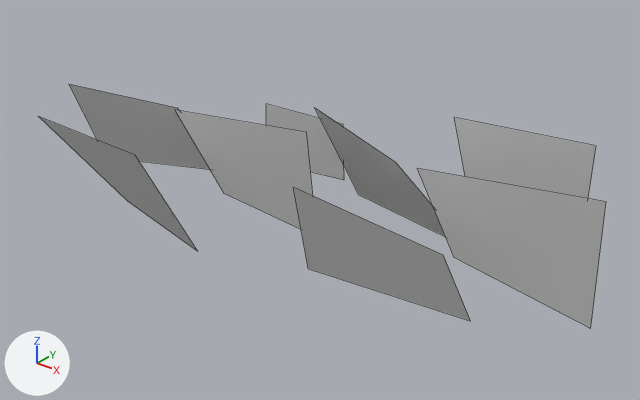
Two versions of the FBX model Mortier FU/Assets/01_Art/Shaders/SH_Vegetation/SM_Plane_Grass_03.fbx, one commit apart.
The view is the same before and after, from a 50 mm lens placed at (3.72, -4.61, 3.05), pointed at (0.15, -0.14, 0.28). The lights are fixed; the arrows at lower left show +X, +Y and +Z. The older version comes first. Mesh edges are drawn as thin lines. Where no turn or scale is listed for an object, it has been applied to the vertices.

The older version as bpy lines, for what is in view:
```python
me_herbe_03 = bpy.data.meshes.new('Herbe_03')
me_herbe_03.from_pydata(...)  # 32 vertices, 8 faces; spans x -2.18..2.17, y -1.35..1.12, z -0.04..0.89
ob_herbe_03 = bpy.data.objects.new('Herbe_03', me_herbe_03)
ob_herbe_03.location = (0.0, 0.0, 0.0)
```
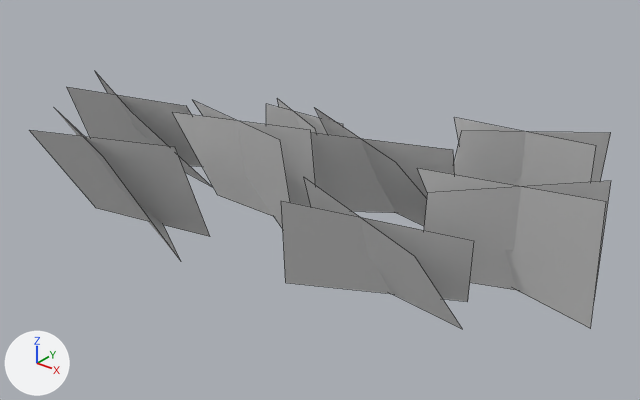
Diff of the bpy script that builds the scene:
```diff
--- a/Mortier FU/Assets/01_Art/Shaders/SH_Vegetation/SM_Plane_Grass_03.fbx.py
+++ b/Mortier FU/Assets/01_Art/Shaders/SH_Vegetation/SM_Plane_Grass_03.fbx.py
@@ me_herbe_03 @@
 # used by ob_herbe_03; location = (0.0, 0.0, 0.0)
-me_herbe_03.from_pydata(...)  # 32 vertices, 8 faces; spans x -2.18..2.17, y -1.35..1.12, z -0.04..0.89
+me_herbe_03.from_pydata(...)  # 64 vertices, 16 faces; spans x -2.24..2.17, y -1.51..1.12, z -0.04..0.89
+# me_herbe_03 part 1
+# 16 vertices move from x -2.18..1.65, y -1.35..0.22, z 0.0..0.89 to x -2.17..1.7, y -1.49..0.27, z 0.0..0.89
+# 32 vertices are added at x -2.24..2.07, y -1.51..1.11, z -0.04..0.89
+# 8 new faces join them
```

Location of each change, [x1, y1, x2, y2] in pixels of the pictures (640 x 400 px):
'Herbe_03', reshaped
    before: [38, 84, 606, 329]
    after: [29, 73, 611, 329]
part 1 of me_herbe_03, built on
    before: [38, 84, 471, 321]
    after: [29, 73, 611, 329]
